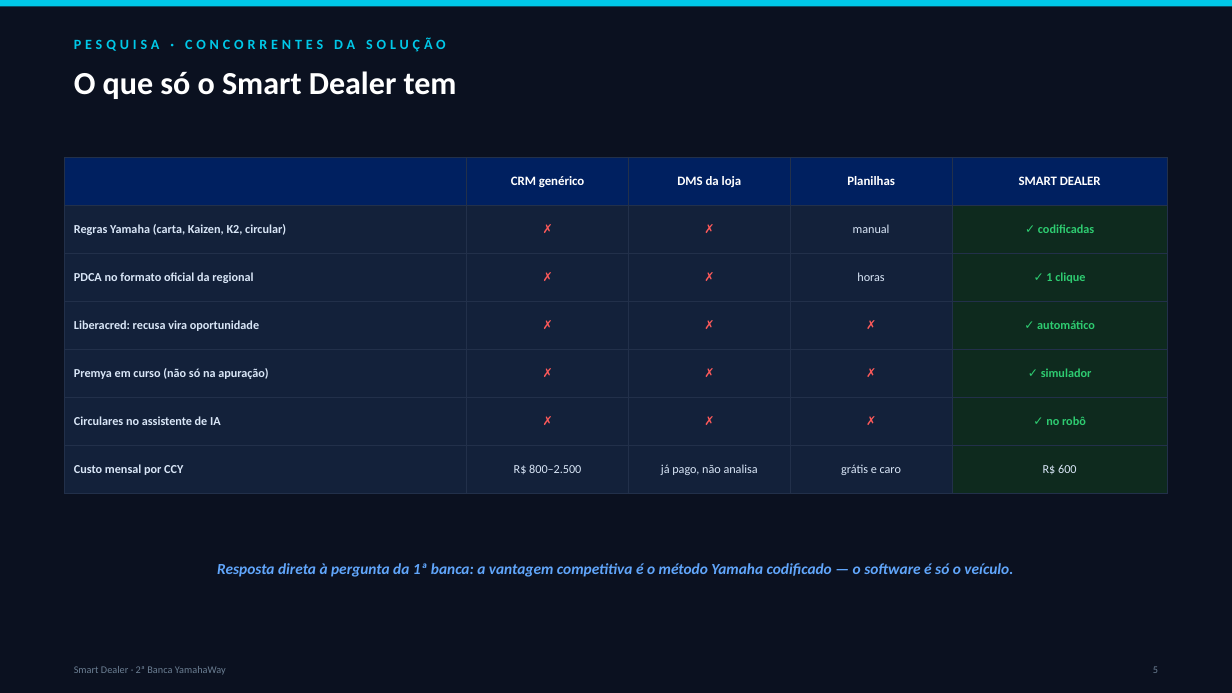
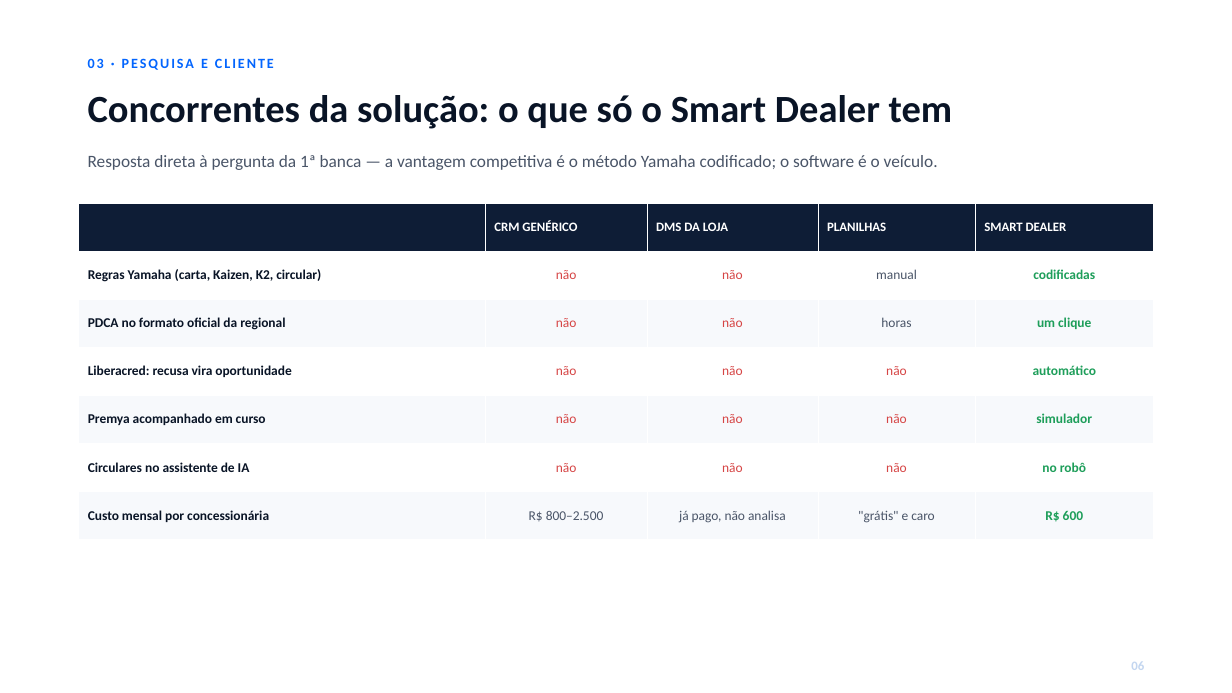
Before and after one commit to Caiquespkt0611/smart-dealer, a slide deck: slide 7 of _NOVAS MELHORIAS/DECK-BANCA-YAMAHAWAY.pptx (slide 5 before the commit). Drawn at 1232x693 pixels with LibreOffice and Linux fonts; fonts in the diff are those of the drawing. Boxes give left, top, right and bottom in pixels: in the first picture for what was removed or moved away, otherwise in the second. Text is boxed around its words. In the diff, an @@ line names an element or a change of style, - is before the commit and + after.

```diff
--- a/_NOVAS MELHORIAS/DECK-BANCA-YAMAHAWAY.pptx
+++ b/_NOVAS MELHORIAS/DECK-BANCA-YAMAHAWAY.pptx
@@ background #0B1120 to #FFFFFF @@
@@ rectangle removed at (0,0,1232,6) @@
@@ text removed at (74,37,446,52) @@
-PESQUISA · CONCORRENTES DA SOLUÇÃO
@@ text added at (88,58,274,70), 11 pt, text #0365FE, bold @@
+03 · PESQUISA E CLIENTE
@@ text at (88,95,953,129): text changed; size 25 to 30 pt; text colour #FFFFFF to #091426 @@
-O que só o Smart Dealer tem
+Concorrentes da solução: o que só o Smart Dealer tem
@@ text at (88,155,938,170): text changed; size 12 to 13.5 pt; text colour #61A6FB to #4A5568; bold off; italic off @@
-Resposta direta à pergunta da 1ª banca: a vantagem competitiva é o método Yamaha codificado — o software é só o veículo.
+Resposta direta à pergunta da 1ª banca — a vantagem competitiva é o método Yamaha codificado; o software é o veículo.
@@ table at (79,203,1153,527) @@
-row 1:  | CRM genérico | DMS da loja | Planilhas | SMART DEALER
+row 1:  | CRM GENÉRICO | DMS DA LOJA | PLANILHAS | SMART DEALER
-row 2: Regras Yamaha (carta, Kaizen, K2, circular) | ✗ | ✗ | manual | ✓ codificadas
+row 2: Regras Yamaha (carta, Kaizen, K2, circular) | não | não | manual | codificadas
-row 3: PDCA no formato oficial da regional | ✗ | ✗ | horas | ✓ 1 clique
+row 3: PDCA no formato oficial da regional | não | não | horas | um clique
-row 4: Liberacred: recusa vira oportunidade | ✗ | ✗ | ✗ | ✓ automático
+row 4: Liberacred: recusa vira oportunidade | não | não | não | automático
-row 5: Premya em curso (não só na apuração) | ✗ | ✗ | ✗ | ✓ simulador
+row 5: Premya acompanhado em curso | não | não | não | simulador
-row 6: Circulares no assistente de IA | ✗ | ✗ | ✗ | ✓ no robô
+row 6: Circulares no assistente de IA | não | não | não | no robô
-row 7, column 1: Custo mensal por CCY
+row 7, column 1: Custo mensal por concessionária
@@ row 7, column 4: "grátis e caro" to ""grátis" e caro" @@
@@ fill #002060 to #0E1D36 in row 1 @@
@@ fill #13213A to #FFFFFF in 12 cells @@
@@ fill #0E2A1E to #FFFFFF in 3 cells @@
@@ fill #13213A to #F7F9FC in 12 cells @@
@@ fill #0E2A1E to #F7F9FC in 3 cells @@
@@ size 9.5 to 10.5 pt in "Regras Yamaha (carta, Kaizen, K2, circular)", "manual", "PDCA no formato oficial da regional", "horas" and 5 more places @@
@@ text colour #D9E6F7 to #091426 in "Regras Yamaha (carta, Kaizen, K2, circular)", "PDCA no formato oficial da regional", "Liberacred: recusa vira oportunidade", "Circulares no assistente de IA" @@
@@ text colour #D9E6F7 to #4A5568 in "manual", "horas", "R$ 800–2.500", "já pago, não analisa" @@
@@ text colour #D9E6F7 to #1E9E5A, bold on in "R$ 600" @@
@@ alignment centre to left @@
@@ borders changed @@
@@ table: place and size @@
-table at (65,157,1167,479)
+table at (79,203,1153,527)
@@ text removed at (74,666,226,675) @@
-Smart Dealer · 2ª Banca YamahaWay
@@ text added at (1131,661,1144,670), 10 pt, text #C3D6F0, bold @@
+06
@@ text removed at (1153,666,1158,673) @@
-5
```
Also in this commit, not shown: 8 other slides changed, 12 slides added, 4 slides removed, 15 other files.
